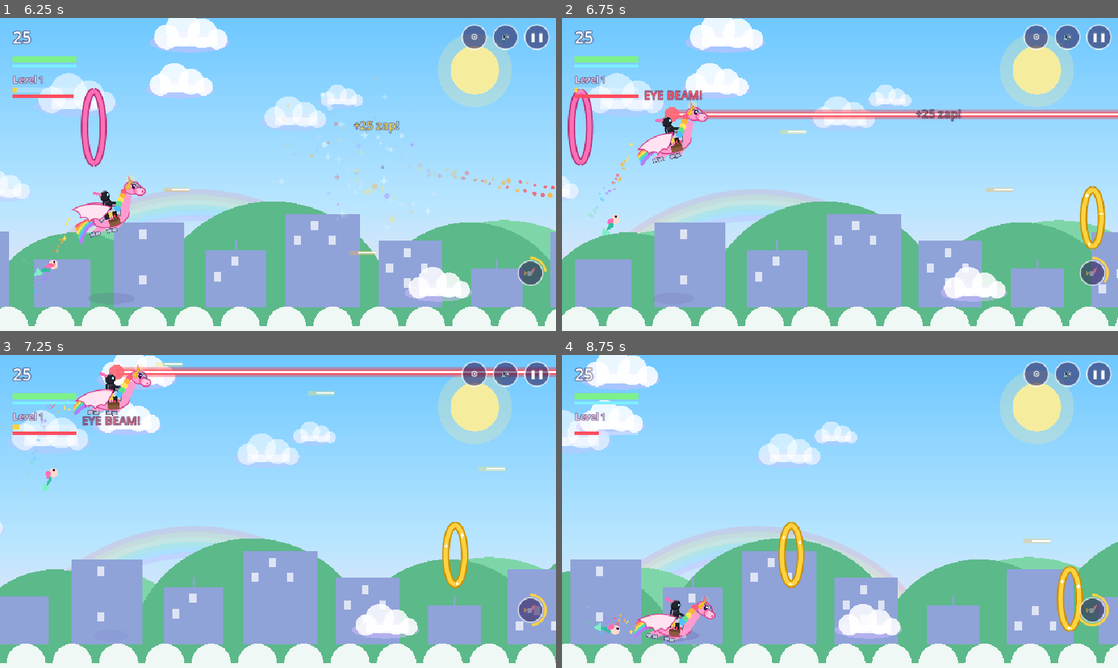
Above: before the commit, frames 1-4 (two rows, left to right).
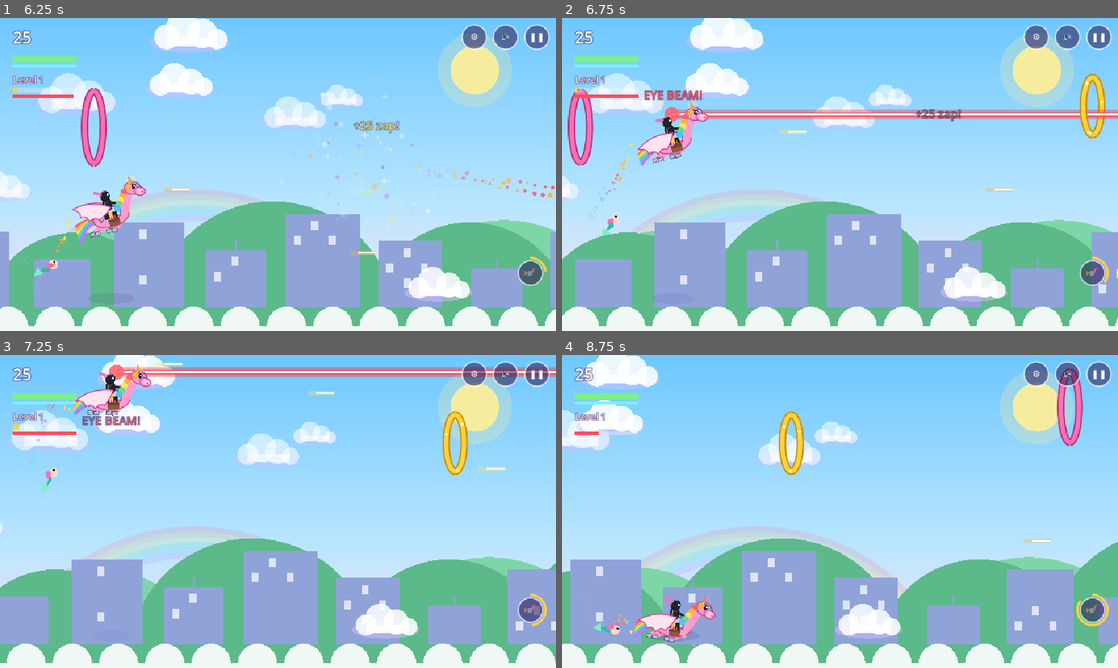
Above: after the commit, the same moments.

Repository: Dan8NOD/flying-unicorn
Game: Godot game, scene res://main.tscn
The game is run twice, just before and just after one commit, with the same random seed, the same clock (stepped at 60 frames per second) and the same inputs.
Inputs (mouse positions are in pixels of both pictures, inside the frame that each line leads up to):
- Up to frame 1 (6.25 s): tap Enter at 0.5 s; move the mouse to (400, 158) at 0.52 s; hold D (fly_right) 0.53-1.25 s; tap R (rockets) at 0.6, 2.1, 3.8, 5.3 s; click (400, 158) at 0.67 s; drag from (166, 190) to (250, 237) at 1.27 s; move the mouse to (333, 105) at 2.02 s; hold D (fly_right) 2.03-2.75 s; drag from (250, 237) to (111, 127) at 2.77 s; move the mouse to (444, 221) at 3.52 s; hold A (fly_left) 3.53-4.25 s; tap K at 3.6 s; drag from (111, 127) to (194, 96) at 4.27 s; move the mouse to (305, 174) at 5.02 s; hold S (fly_down) 5.03-5.75 s; tap Keypad Enter at 5.1 s; click (305, 174) at 5.17 s; drag from (194, 96) to (166, 190) at 5.77 s
- Up to frame 2 (6.75 s): move the mouse to (962, 158) at 6.52 s; hold W (fly_up) from 6.53 s (still down); hold Space (fire) from 6.53 s (still down)
- Up to frame 3 (7.25 s): keep holding W (fly_up); keep holding Space (fire); tap R (rockets) at 6.8 s
- Up to frame 4 (8.75 s): release W (fly_up) at 7.25 s; release Space (fire) at 7.25 s; drag from (728, 527) to (812, 574) at 7.27 s; move the mouse to (895, 442) at 8.02 s; hold S (fly_down) from 8.03 s (still down); tap X at 8.1 s; tap R (rockets) at 8.3 s

Frame 1 is identical in both runs. In frame 2, 1.1% of the frame differs, in the area x 93-98%, y 17-75%; in frame 3, 1.2%; in frame 4, 2.4%, in the area x 38-94%, y 4-89%.

Commit message:
Gold every 3-5 rings, red dash, hotter mermaid
Gold rings go deterministic: every 3rd to 5th spawn, both
views. Red rings get a crackling electric outer ring with
jumping sparks, and passing one dashes the pony at the next
ring (0.55s, invulnerable, star trail) on top of the beam.
Mermaid +25%: 312px range, +15 heal, 3 boss damage. Verified
headless clean + beam-dash frame, temp hook reverted.

Diff:
--- a/main.gd
+++ b/main.gd
@@ -57,8 +57,8 @@
 var score := 0
 const HP_MAX := 100.0
 const MERCD := 4.0
-const MER_RANGE := 250.0
-const MER_HEAL := 12.0
+const MER_RANGE := 312.0
+const MER_HEAL := 15.0
 const ROCKET_CD := 4.0
 var hp := HP_MAX
 var mer_px := 90.0
@@ -69,6 +69,9 @@
 var arcs: Array = []
 var rockets: Array = []
 var rocket_cd := 0.0
+var gold_in := 3
+var dash_t := 0.0
+var dash_lock = null
 var _rocket_tap := false
 var combo := 0
 var best_combo := 0
@@ -528,7 +531,7 @@
 	ring_timer = 0.6; cloud_timer = 3.5; fire_cooldown = 0; last_ring_y = H / 2
 	heat = 0; overheated = false; reload_t = 0; fire_ok = true; beam_cd = BEAM_PERIOD; beam_t = 0
 	shock = []; boss = null; bolts = []; boss_t = 0; boss_spawn_t = 20.0; boss_kills = 0; bolt_cd = 0
-	mer_cd = 2.0; mer_spool = 0; mer_lock = null; arcs = []; rockets = []; rocket_cd = 0; _rocket_tap = false;
+	mer_cd = 2.0; mer_spool = 0; mer_lock = null; arcs = []; rockets = []; rocket_cd = 0; _rocket_tap = false; gold_in = 3; dash_t = 0; dash_lock = null;
 	hurt_timer = 0; flash = 0; level_banner = 2.2; t = 0
 	over_card_timer = 0; over_card_visible = false
 	uni.y = H / 2; uni.vy = 0; uni.vx = 0
@@ -567,6 +570,7 @@
 	bolts = []
 	rockets = []
 	arcs = []
+	dash_t = 0; dash_lock = null;
 
 
 var _had_focus := false
@@ -647,6 +651,7 @@
 	_boss_update(dt)
 	_mermaid_update(dt)
 	_update_rockets(dt)
+	_dash_step(dt)
 	# Feel timers: reactions decay, ambient life goes on.
 	react_pop = maxf(0.0, react_pop - dt * 3.5)
 	react_angle += react_spin * dt
@@ -686,7 +691,7 @@
 		return
 
 	# Movement: pointer steers toward finger; keys/stick/dpad accelerate
-	if state == "play":
+	if state == "play" and dash_t <= 0:
 		if pointer_y != null:
 			var target: float = clampf(pointer_y, 50, H - 60)
 			uni.vy += (target - uni.y) * 14 * dt
@@ -1160,7 +1165,7 @@
 		return
 	arcs.append({ "ax": mp.x, "ay": mp.y, "bx": tgt.x, "by": tgt.y, "life": 0.22, "max": 0.22 })
 	if tgt is Boss:
-		_damage_boss(2)
+		_damage_boss(3)
 	else:
 		_hurt_cloud(tgt, 2)
 	hp = minf(HP_MAX, hp + MER_HEAL)
@@ -1285,6 +1290,7 @@
 
 func _red_hit() -> void:
 	flash = maxf(flash, 0.1)
+	_start_dash()
 	beam_t = BEAM_DUR
 	if boss != null:
 		boss.beam_tick = 0.0
@@ -1311,6 +1317,68 @@
 
 func _ring_target() -> int:
 	return maxi(2, 2 * _foe_count())
+
+
+func _start_dash() -> void:
+	var best = null
+	var best_d := 1e18
+	for r in rings:
+		if r.done:
+			continue
+		var ahead: bool = (r.y < uni.y) if vertical else (r.x > uni.x)
+		if not ahead:
+			continue
+		var d: float = absf(r.y - uni.y) if vertical else absf(r.x - uni.x)
+		if d < best_d:
+			best_d = d
+			best = r
+	if best == null:
+		return
+	dash_lock = best
+	dash_t = 0.55
+	hurt_timer = maxf(hurt_timer, 0.55)
+	_burst(uni.x, uni.y, 12, [Color.WHITE, Color("ff4d5e")], 260)
+
+
+func _dash_step(dt: float) -> void:
+	if dash_t <= 0 or state != "play":
+		return
+	dash_t -= dt
+	var tgt = dash_lock
+	if tgt == null or not is_instance_valid(tgt) or tgt.done:
+		dash_t = 0
+		dash_lock = null
+		return
+	if vertical:
+		var dx: float = tgt.x - uni.x
+		if absf(dx) < 30:
+			dash_t = 0
+			dash_lock = null
+			return
+		uni.vx = clampf(dx * 10.0, -560.0, 560.0)
+	else:
+		var d := Vector2(tgt.x - uni.x, tgt.y - uni.y)
+		if d.length() < 34:
+			dash_t = 0
+			dash_lock = null
+			return
+		var v := d.normalized() * 560.0
+		uni.vx = v.x
+		uni.vy = v.y
+	for k in 2:
+		var tp := Particle.new()
+		tp.x = uni.x + randf_range(-14, 14)
+		tp.y = uni.y + randf_range(-14, 14)
+		tp.vx = randf_range(-60, 60)
+		tp.vy = randf_range(-60, 60)
+		tp.life = 0.3
+		tp.max_life = 0.3
+		tp.r = randf_range(3, 5)
+		tp.c = RAINBOW[randi() % 6]
+		tp.star = true
+		particles.append(tp)
+	if dash_t <= 0:
+		dash_lock = null
 
 
 func _roll_cloud_kind(c: StormCloud) -> void:
@@ -1347,9 +1415,14 @@
 
 func _spawn_ring_top() -> void:
 	var r := Ring.new()
-	var rroll := randf()
-	r.gold = rroll < 0.10
-	r.red = rroll >= 0.10 and rroll < 0.20
+	r.red = randf() < 0.10
+	gold_in -= 1
+	if gold_in <= 0:
+		r.gold = true
+		r.red = false
+		gold_in = randi_range(3, 5)
+	else:
+		r.gold = false
 	var rspread: float = randf_range(-220, 220) if boss != null else randf_range(-140, 140)
 	r.x = clampf(last_ring_x + rspread, 70, VW - 70)
 	last_ring_x = r.x
@@ -1370,7 +1443,7 @@
 	if state == "play" and not paused:
 		ground_y += speed * dt * 0.25
 	# Movement: strafe; rail height is fixed.
-	if state == "play":
+	if state == "play" and dash_t <= 0:
 		if pointer_down:
 			var target: float = clampf(pointer_pos.x, 50, VW - 50)
 			uni.vx += (target - uni.x) * 14 * dt
@@ -1556,9 +1629,14 @@
 
 func _spawn_ring() -> void:
 	var r := Ring.new()
-	var rroll := randf()
-	r.gold = rroll < 0.10
-	r.red = rroll >= 0.10 and rroll < 0.20
+	r.red = randf() < 0.10
+	gold_in -= 1
+	if gold_in <= 0:
+		r.gold = true
+		r.red = false
+		gold_in = randi_range(3, 5)
+	else:
+		r.gold = false
 	r.y = clampf(last_ring_y + randf_range(-260, 260) if boss != null else last_ring_y + randf_range(-170, 170), 90, H - 110)
 	r.base_y = r.y
 	last_ring_y = r.y
@@ -2158,6 +2236,12 @@
 		for i in 3:
 			var a := t * 3 + i * 2.1
 			draw_colored_polygon(_sparkle_poly(r.x + cos(a) * rx, r.y + sin(a) * ry, 4), Color.WHITE)
+	if r.red:
+		var ro := 1.0 + 0.06 * sin(t * 7 + r.phase)
+		draw_polyline(_arc_pts(r.x, r.y, (rx + 13) * ro, (ry + 13) * ro, start, end, 20), Color("ff4d5e"), 3, true)
+		for zi in 4:
+			var za := start + (end - start) * (0.15 + 0.7 * _hash01(int(t * 6) + zi * 13))
+			draw_circle(Vector2(r.x + cos(za) * (rx + 13) * ro, r.y + sin(za) * (ry + 13) * ro), 3, Color.WHITE)
 
 
 # ─── Storm clouds ─────────────────────────────────────────────────────────
@@ -2277,6 +2361,12 @@
 		for i in 3:
 			var a := t * 3 + i * 2.1
 			draw_colored_polygon(_sparkle_poly(r.x + cos(a) * (r.rx + 4), r.y + sin(a) * (r.rx + 4), 4), Color.WHITE)
+	if r.red:
+		var ro2 := r.rx + 16 + sin(t * 7 + r.phase) * 3
+		draw_arc(Vector2(r.x, r.y), ro2, 0, TAU, 48, Color("ff4d5e"), 3, true)
+		for zi in 4:
+			var za2 := zi * TAU / 4 + t * 2
+			draw_circle(Vector2(r.x + cos(za2) * ro2, r.y + sin(za2) * ro2), 3, Color.WHITE)
 
 
 func _draw_pony_top() -> void:
